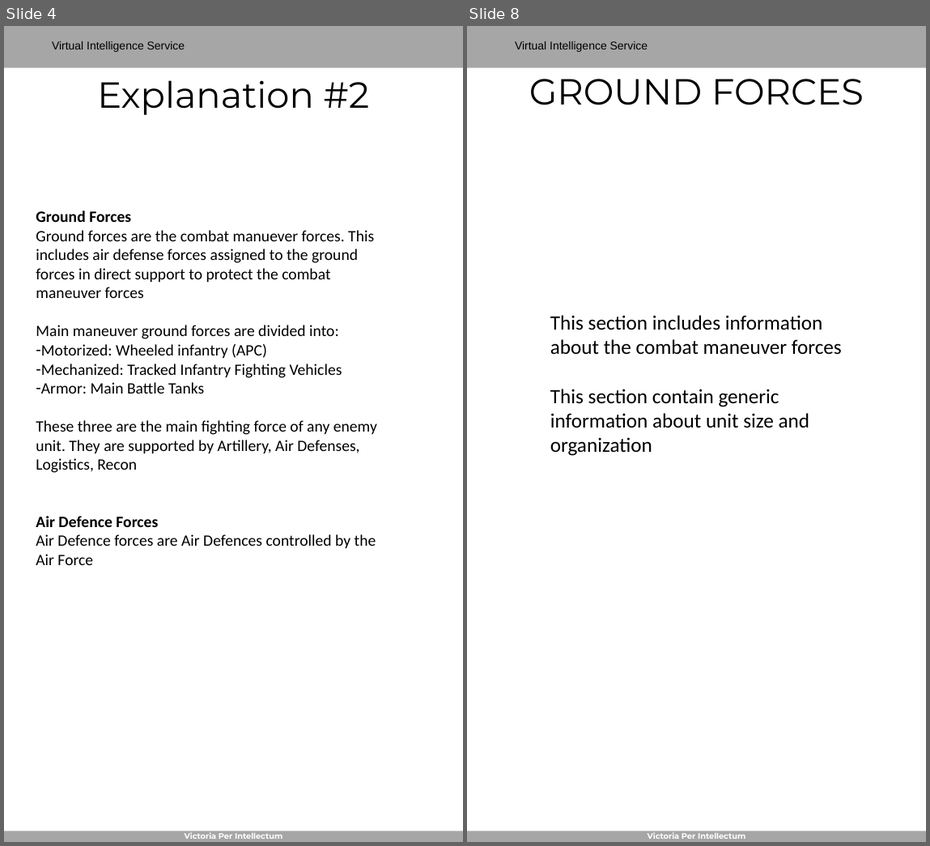
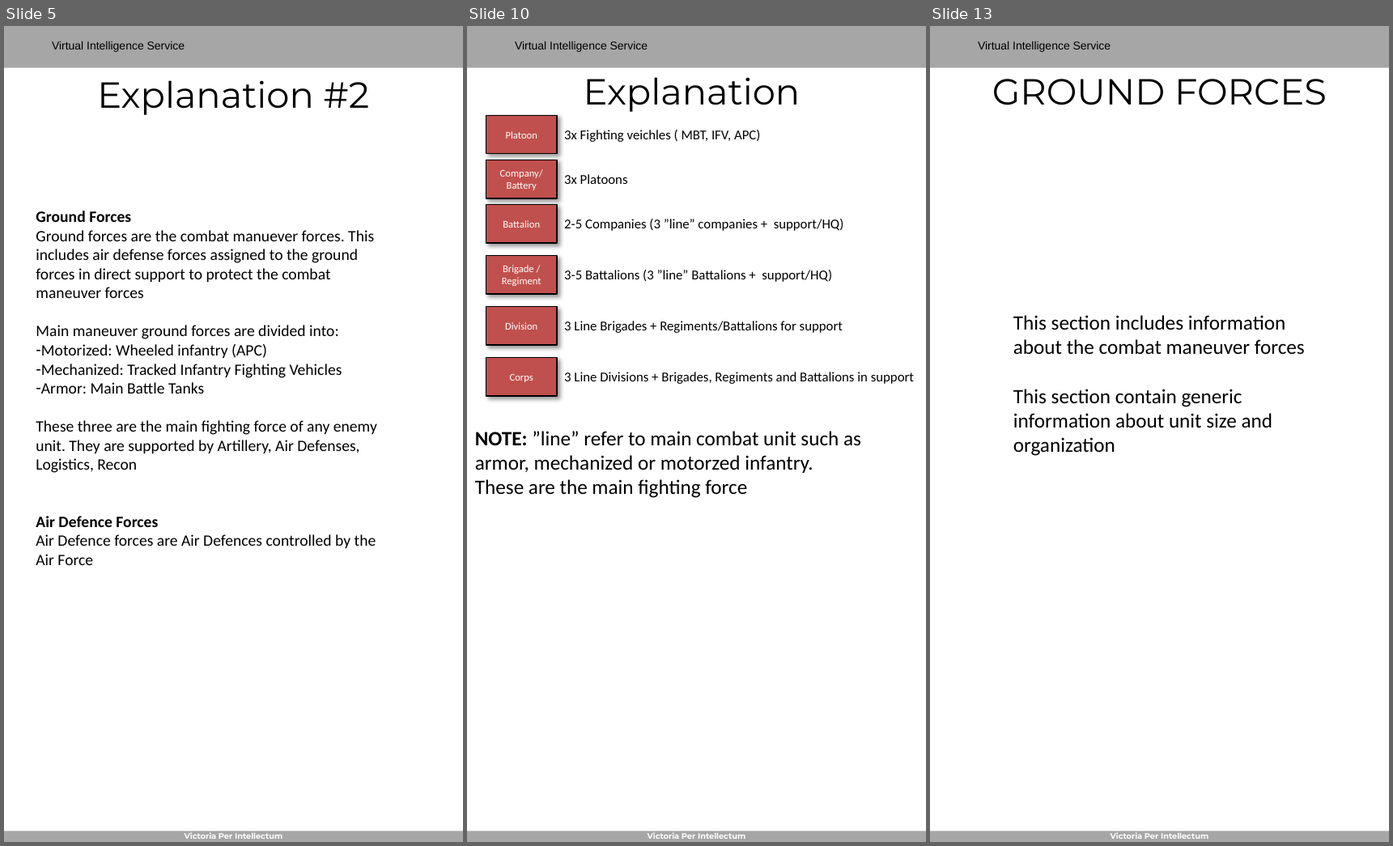
Before and after one commit to 132nd-vWing/ATRM_Brief, a slide deck: Files/VIS - Generic Order of Battle.pptx. Shown side by side, each under a label of ours: slides 4 and 8 before the commit, slides 5, 10 and 13 after it; the slides between them are not shown. The pictures are 930x846 and 1393x846 pixels, drawn with LibreOffice and Linux fonts; fonts in the diff are those of the drawing; background and template pictures are left out. Boxes give left, top, right and bottom in pixels: in the first picture for what was removed or moved away, otherwise in the second. Text is boxed around its words. In the diff, an @@ line names an element or a change of style, - is before the commit and + after.

```diff
--- a/Files/VIS - Generic Order of Battle.pptx
+++ b/Files/VIS - Generic Order of Battle.pptx
@@ slide 10 added at bbox=[467, 26, 926, 842], background #FFFFFF; not listed: 4 template elements that a slide beside it also shows @@
@@ title added at bbox=[584, 77, 801, 112], 32 pt, text #000000 @@
+Explanation
@@ rectangle added at bbox=[486, 115, 557, 153], fill #C0504D, outline #000000 1 pt, 9 pt, text #FFFFFF @@
+Platoon
@@ text added at bbox=[564, 130, 760, 142], 12 pt, text #000000 @@
+3x Fighting veichles ( MBT, IFV, APC)
@@ rectangle added at bbox=[486, 160, 557, 199], fill #C0504D, outline #000000 1 pt, 9 pt, text #FFFFFF @@
+Company/ Battery
@@ text added at bbox=[564, 174, 628, 184], 12 pt, text #000000 @@
+3x Platoons
@@ rectangle added at bbox=[486, 205, 557, 243], fill #C0504D, outline #000000 1 pt, 9 pt, text #FFFFFF @@
+Battalion
@@ text added at bbox=[564, 219, 844, 231], 12 pt, text #000000 @@
+2-5 Companies (3 ”line” companies + support/HQ)
@@ rectangle added at bbox=[486, 256, 557, 294], fill #C0504D, outline #000000 1 pt, 9 pt, text #FFFFFF @@
+Brigade / Regiment
@@ text added at bbox=[564, 270, 832, 282], 12 pt, text #000000 @@
+3-5 Battalions (3 ”line” Battalions + support/HQ)
@@ rectangle added at bbox=[486, 307, 557, 345], fill #C0504D, outline #000000 1 pt, 9 pt, text #FFFFFF @@
+Division
@@ text added at bbox=[564, 321, 843, 333], 12 pt, text #000000 @@
+3 Line Brigades + Regiments/Battalions for support
@@ rectangle added at bbox=[486, 358, 557, 396], fill #C0504D, outline #000000 1 pt, 9 pt, text #FFFFFF @@
+Corps
@@ text added at bbox=[564, 372, 914, 384], 12 pt, text #000000 @@
+3 Line Divisions + Brigades, Regiments and Battalions in support
@@ text added at bbox=[475, 431, 861, 498], 18 pt, text #000000 @@
+NOTE: ”line” refer to main combat unit such as armor, mechanized or motorzed infantry.
+These are the main fighting force
@@ what was slide 4 is now slide 5 @@
@@ what was slide 8 is now slide 13 @@
```
Also in this commit, not shown: 12 slides changed, 17 other slides added, 1 other file.
